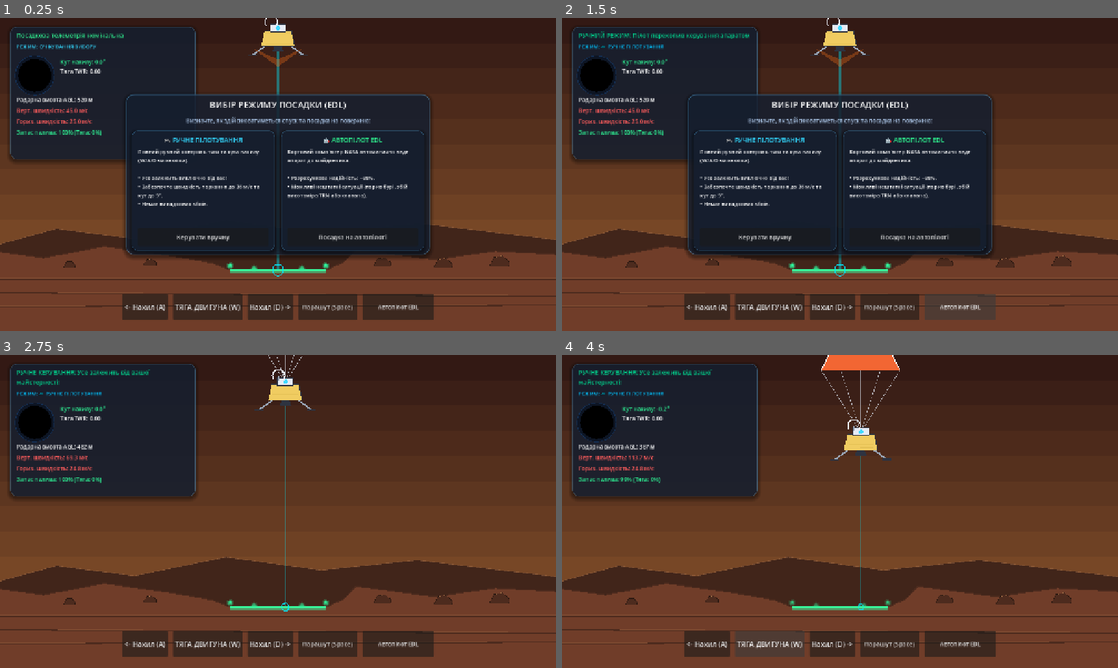
Above: before the commit, frames 1-4 (two rows, left to right).
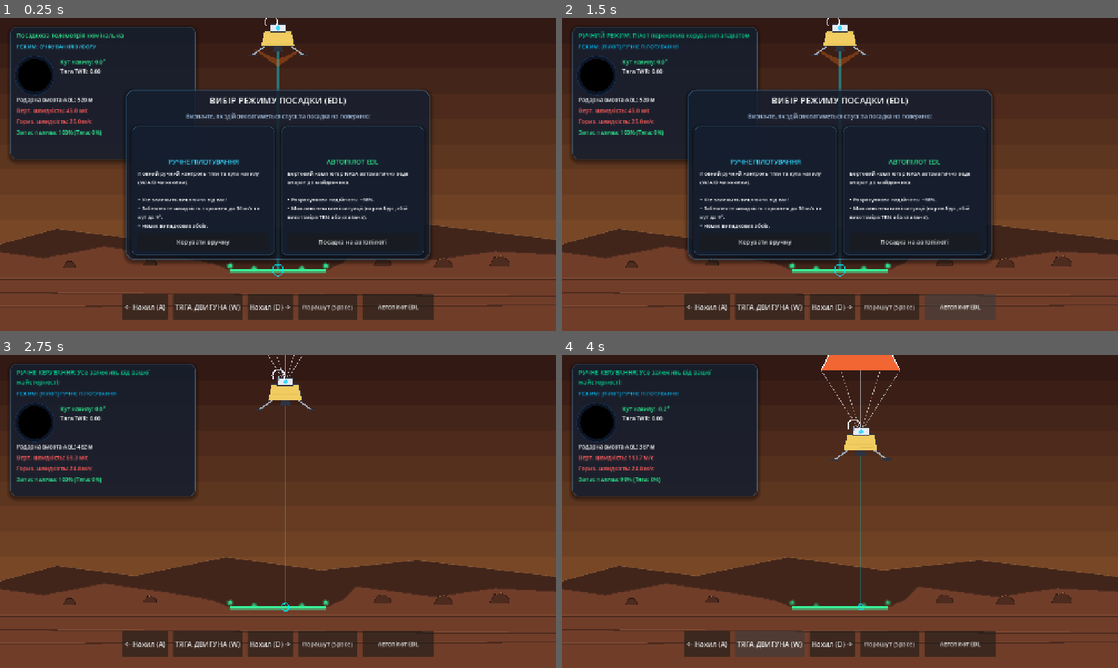
Above: after the commit, the same moments.

Repository: gaga050819/architect-misii
Game: Godot game, scene res://scenes/LandingView.tscn
Same seed, same stepped clock (60 frames per second), same inputs: the game is played once before the commit and once after it. This scene is started directly instead of the project's main scene.
Inputs:
- Up to frame 1 (0.25 s): no input
- Up to frame 2 (1.5 s): click "Автопілот EDL" at 0.5 s; click "Взяти керування (Ручне)" at 1.25 s
- Up to frame 3 (2.75 s): click "Керувати вручну" at 2 s
- Up to frame 4 (4 s): click "<- Нахил (A)" at 2.75 s; click "ТЯГА ДВИГУНА (W)" at 3.5 s

The runs differ from the first frame. In frame 1, 7.5% of the frame differs, in the area x 22-78%, y 23-79%; in frame 2, 7.7%, in the area x 7-78%, y 8-79%; in frame 3, 0.1%; in frame 4, 0.1%.
Error in both runs: Invalid type in function 'draw_colored_polygon' in base 'Node2D (NavballVisual.gd)'. Cannot convert argument 2 from PackedColorArray to Color. (res://scripts/N…

Commit message:
Replace emoji with SVG icons for landing mode selection, two custom SVG icons added

Diff:
--- /dev/null
+++ b/godot_game/assets/icons/icon_autopilot.svg
@@ -0,0 +1,20 @@
+<svg xmlns="http://www.w3.org/2000/svg" viewBox="0 0 64 64" width="64" height="64">
+  <defs>
+    <radialGradient id="apGrad" cx="40%" cy="30%" r="70%">
+      <stop offset="0%" stop-color="#4ade80"/>
+      <stop offset="50%" stop-color="#22c55e"/>
+      <stop offset="100%" stop-color="#15803d"/>
+    </radialGradient>
+  </defs>
+  <circle cx="32" cy="32" r="26" fill="url(#apGrad)" opacity="0.18"/>
+  <rect x="20" y="12" width="24" height="28" rx="8" fill="none" stroke="#22c55e" stroke-width="2.5"/>
+  <circle cx="27" cy="22" r="3.5" fill="#22c55e"/>
+  <circle cx="37" cy="22" r="3.5" fill="#22c55e"/>
+  <path d="M24 32 Q32 38 40 32" fill="none" stroke="#4ade80" stroke-width="2.5" stroke-linecap="round"/>
+  <rect x="28" y="40" width="8" height="4" rx="2" fill="#22c55e"/>
+  <rect x="22" y="44" width="20" height="3" rx="1.5" fill="#15803d" stroke="#22c55e" stroke-width="1"/>
+  <path d="M14 28 Q10 32 14 36" fill="none" stroke="#22c55e" stroke-width="2" stroke-linecap="round"/>
+  <path d="M50 28 Q54 32 50 36" fill="none" stroke="#22c55e" stroke-width="2" stroke-linecap="round"/>
+  <circle cx="32" cy="10" r="2.5" fill="none" stroke="#4ade80" stroke-width="1.5"/>
+  <line x1="32" y1="12.5" x2="32" y2="12" stroke="#4ade80" stroke-width="1" stroke-linecap="round"/>
+</svg>
--- /dev/null
+++ b/godot_game/assets/icons/icon_manual_pilot.svg
@@ -0,0 +1,23 @@
+<svg xmlns="http://www.w3.org/2000/svg" viewBox="0 0 64 64" width="64" height="64">
+  <defs>
+    <radialGradient id="mpGrad" cx="40%" cy="30%" r="70%">
+      <stop offset="0%" stop-color="#38bdf8"/>
+      <stop offset="50%" stop-color="#0ea5e9"/>
+      <stop offset="100%" stop-color="#0369a1"/>
+    </radialGradient>
+  </defs>
+  <circle cx="32" cy="32" r="28" fill="url(#mpGrad)" opacity="0.15"/>
+  <rect x="10" y="30" width="44" height="22" rx="5" fill="#0ea5e9" opacity="0.25" stroke="#38bdf8" stroke-width="1.5"/>
+  <circle cx="22" cy="38" r="5" fill="none" stroke="#38bdf8" stroke-width="2"/>
+  <line x1="22" y1="33" x2="22" y2="30" stroke="#38bdf8" stroke-width="2" stroke-linecap="round"/>
+  <line x1="22" y1="43" x2="22" y2="46" stroke="#38bdf8" stroke-width="2" stroke-linecap="round"/>
+  <line x1="17" y1="38" x2="14" y2="38" stroke="#38bdf8" stroke-width="2" stroke-linecap="round"/>
+  <line x1="27" y1="38" x2="30" y2="38" stroke="#38bdf8" stroke-width="2" stroke-linecap="round"/>
+  <circle cx="22" cy="38" r="2" fill="#38bdf8"/>
+  <circle cx="40" cy="40" r="3" fill="#0ea5e9" stroke="#38bdf8" stroke-width="1.5"/>
+  <circle cx="50" cy="40" r="3" fill="#0ea5e9" stroke="#38bdf8" stroke-width="1.5"/>
+  <circle cx="45" cy="34" r="3" fill="#0ea5e9" stroke="#38bdf8" stroke-width="1.5"/>
+  <line x1="32" y1="30" x2="32" y2="8" stroke="#38bdf8" stroke-width="2" stroke-linecap="round"/>
+  <polygon points="32,4 28,12 36,12" fill="#38bdf8"/>
+  <circle cx="32" cy="30" r="3" fill="#0ea5e9" stroke="#38bdf8" stroke-width="1.5"/>
+</svg>
--- a/godot_game/scenes/LandingView.tscn
+++ b/godot_game/scenes/LandingView.tscn
@@ -1,9 +1,11 @@
-[gd_scene load_steps=5 format=3]
+[gd_scene load_steps=7 format=3]
 
 [ext_resource type="Script" path="res://scripts/LandingView.gd" id="1_landing"]
 [ext_resource type="Script" path="res://scripts/LandingTerrainVisual.gd" id="2_terrain"]
 [ext_resource type="Script" path="res://scripts/LandingCraftVisual.gd" id="3_craft"]
 [ext_resource type="Script" path="res://scripts/NavballVisual.gd" id="4_navball"]
+[ext_resource type="Texture2D" path="res://assets/icons/icon_manual_pilot.svg" id="5_ico_manual"]
+[ext_resource type="Texture2D" path="res://assets/icons/icon_autopilot.svg" id="6_ico_auto"]
 
 [node name="LandingView" type="Control"]
 layout_mode = 3
@@ -212,11 +214,19 @@
 layout_mode = 2
 theme_override_constants/separation = 8
 
+[node name="IcoManual" type="TextureRect" parent="ModeDialog/VBox/HBoxCards/PanelManual/VBoxM"]
+custom_minimum_size = Vector2(0, 52)
+layout_mode = 2
+size_flags_horizontal = 4
+texture = ExtResource("5_ico_manual")
+expand_mode = 1
+stretch_mode = 5
+
 [node name="LblManualTitle" type="Label" parent="ModeDialog/VBox/HBoxCards/PanelManual/VBoxM"]
 layout_mode = 2
 theme_override_colors/font_color = Color(0.2, 0.85, 1.0, 1)
 theme_override_font_sizes/font_size = 15
-text = "🎮 РУЧНЕ ПІЛОТУВАННЯ"
+text = "РУЧНЕ ПІЛОТУВАННЯ"
 horizontal_alignment = 1
 
 [node name="LblManualDesc" type="Label" parent="ModeDialog/VBox/HBoxCards/PanelManual/VBoxM"]
@@ -240,11 +250,19 @@
 layout_mode = 2
 theme_override_constants/separation = 8
 
+[node name="IcoAuto" type="TextureRect" parent="ModeDialog/VBox/HBoxCards/PanelAuto/VBoxA"]
+custom_minimum_size = Vector2(0, 52)
+layout_mode = 2
+size_flags_horizontal = 4
+texture = ExtResource("6_ico_auto")
+expand_mode = 1
+stretch_mode = 5
+
 [node name="LblAutoTitle" type="Label" parent="ModeDialog/VBox/HBoxCards/PanelAuto/VBoxA"]
 layout_mode = 2
 theme_override_colors/font_color = Color(0.18, 0.92, 0.55, 1)
 theme_override_font_sizes/font_size = 15
-text = "🤖 АВТОПІЛОТ EDL"
+text = "АВТОПІЛОТ EDL"
 horizontal_alignment = 1
 
 [node name="LblAutoDesc" type="Label" parent="ModeDialog/VBox/HBoxCards/PanelAuto/VBoxA"]
--- a/godot_game/scripts/LandingView.gd
+++ b/godot_game/scripts/LandingView.gd
@@ -167,14 +167,14 @@
 
 func update_mode_ui() -> void:
 	if flight_mode == "manual":
-		lbl_mode_badge.text = "РЕЖИМ: 🎮 РУЧНЕ ПІЛОТУВАННЯ"
+		lbl_mode_badge.text = "РЕЖИМ: [ПІЛОТ] РУЧНЕ ПІЛОТУВАННЯ"
 		lbl_mode_badge.modulate = ThemeManager.get_accent_cyan()
 		btn_toggle_mode.text = "Автопілот EDL"
 		btn_thrust_up.disabled = false
 		btn_thrust_left.disabled = false
 		btn_thrust_right.disabled = false
 	else:
-		lbl_mode_badge.text = "РЕЖИМ: 🤖 АВТОПІЛОТ EDL"
+		lbl_mode_badge.text = "РЕЖИМ: [EDL] АВТОПІЛОТ"
 		lbl_mode_badge.modulate = ThemeManager.get_accent_emerald()
 		btn_toggle_mode.text = "Взяти керування (Ручне)"
 		btn_thrust_up.disabled = true
Not shown, added: godot_game/assets/icons/icon_autopilot.svg.import
Not shown, added: godot_game/assets/icons/icon_manual_pilot.svg.import
Not shown, changed: index.pck
